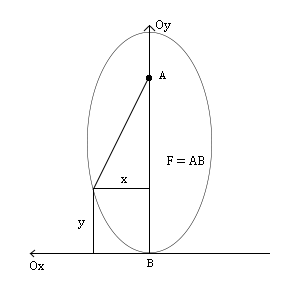
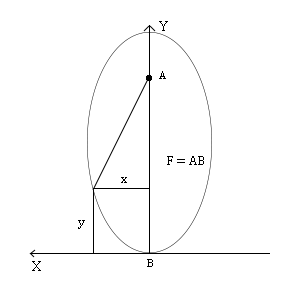
Comparing the layer stacks of the two 300x300 images. Changes:
renamed "Ox" to "X", painted on it over [30, 261, 44, 271]
renamed "Oy" to "Y", painted on it over [156, 20, 171, 32]
